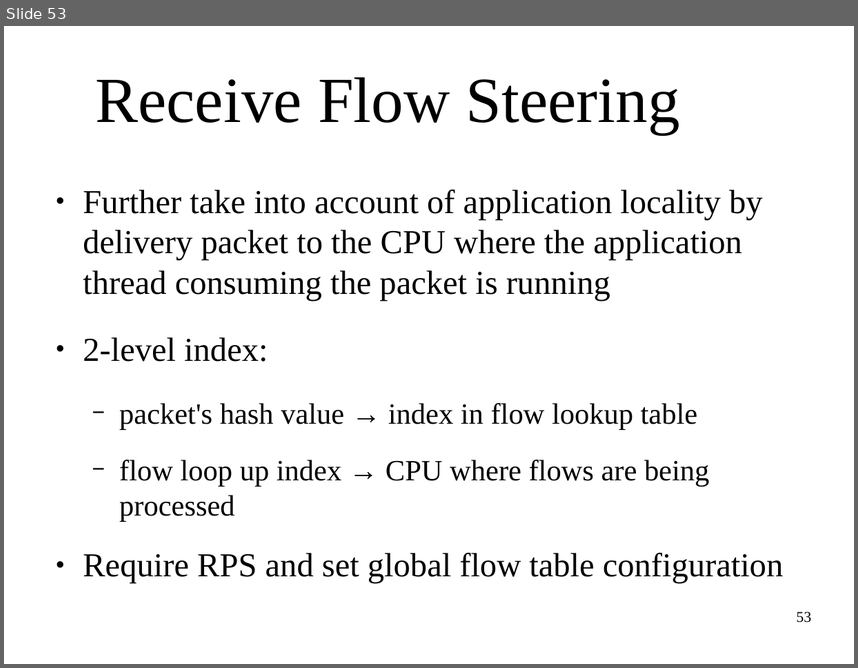
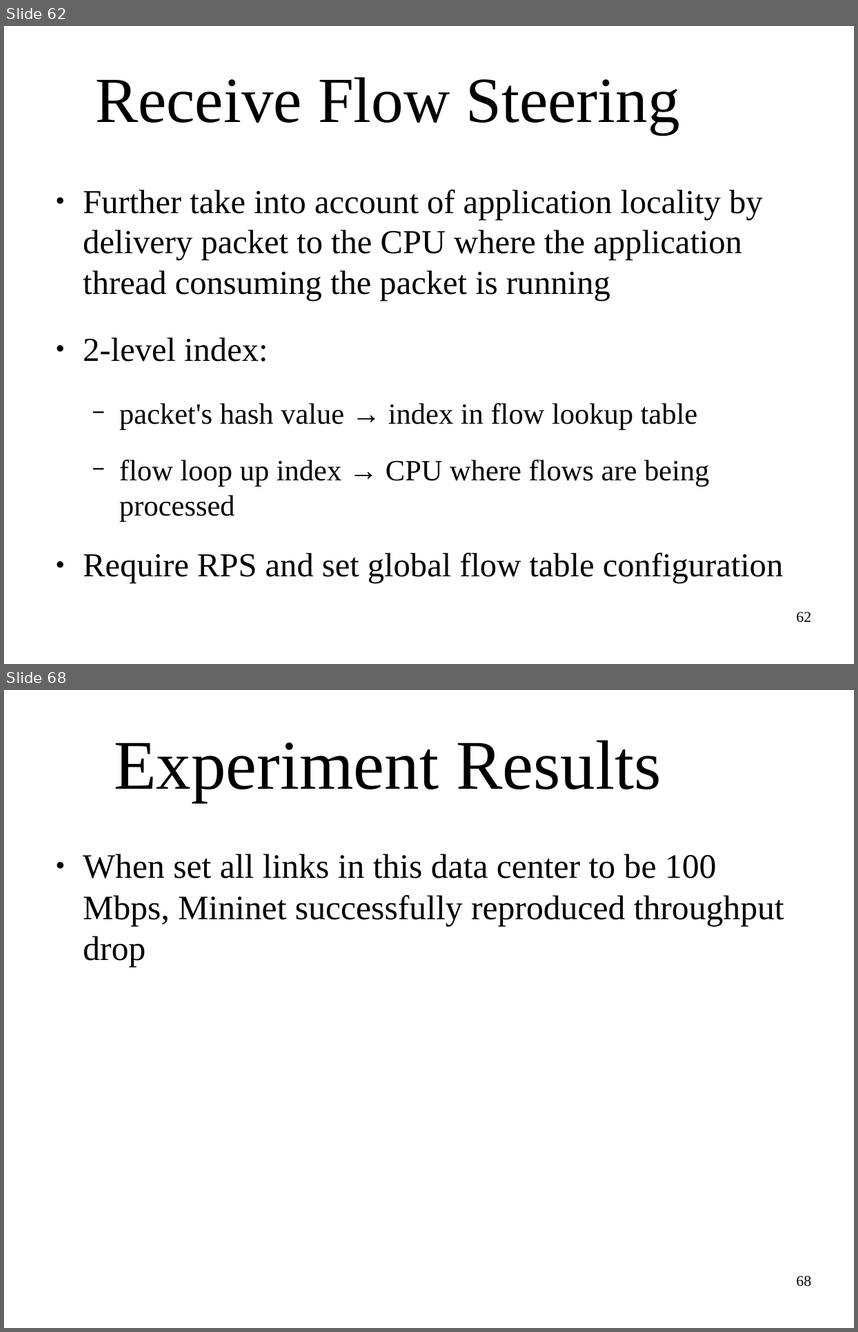
Before and after one commit to littlepretty/OralExam2015, a slide deck: VirtualTime.odp. Shown one above the other, each under a label of ours: slide 53 before the commit, slides 62 and 68 after it; the slides between them are not shown. The pictures are 858x668 and 858x1332 pixels, drawn with LibreOffice and Linux fonts; fonts in the diff are those of the drawing; background and template pictures are left out. Boxes give left, top, right and bottom in pixels: in the first picture for what was removed or moved away, otherwise in the second. Text is boxed around its words. In the diff, an @@ line names an element or a change of style, - is before the commit and + after.

```diff
--- a/VirtualTime.odp
+++ b/VirtualTime.odp
@@ slide 68 added at (4, 690, 854, 1328), background picture (left out) @@
@@ title added at (114, 740, 662, 802), 65.1 pt, text #000000 @@
+Experiment Results
@@ text added at (83, 854, 784, 967), 32 pt, text #000000 @@
+● When set all links in this data center to be 100 Mbps, Mininet successfully reproduced throughput drop
@@ page number added at (796, 1275, 811, 1286), 14 pt, text #000000 @@
+68
@@ what was slide 53 is now slide 62 @@
@@ page number at (796, 611, 811, 622): text changed @@
-53
+62
```
Also in this commit, not shown: 2 slides changed, 8 other slides added, 7 slides removed.
